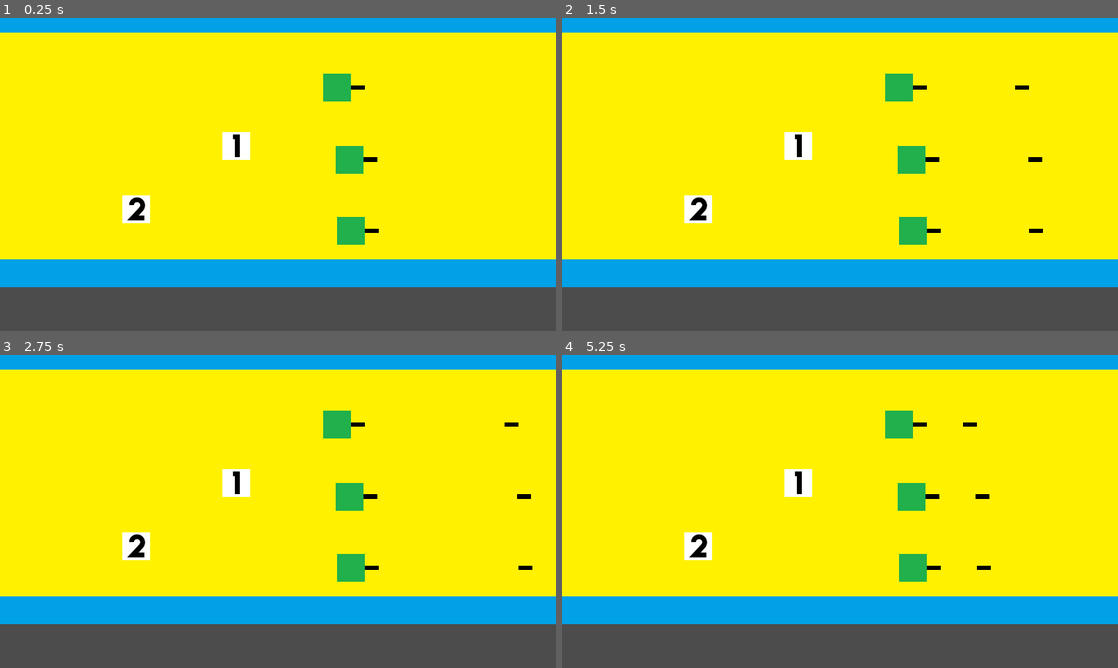
Above: before the commit, frames 1-4 (two rows, left to right).
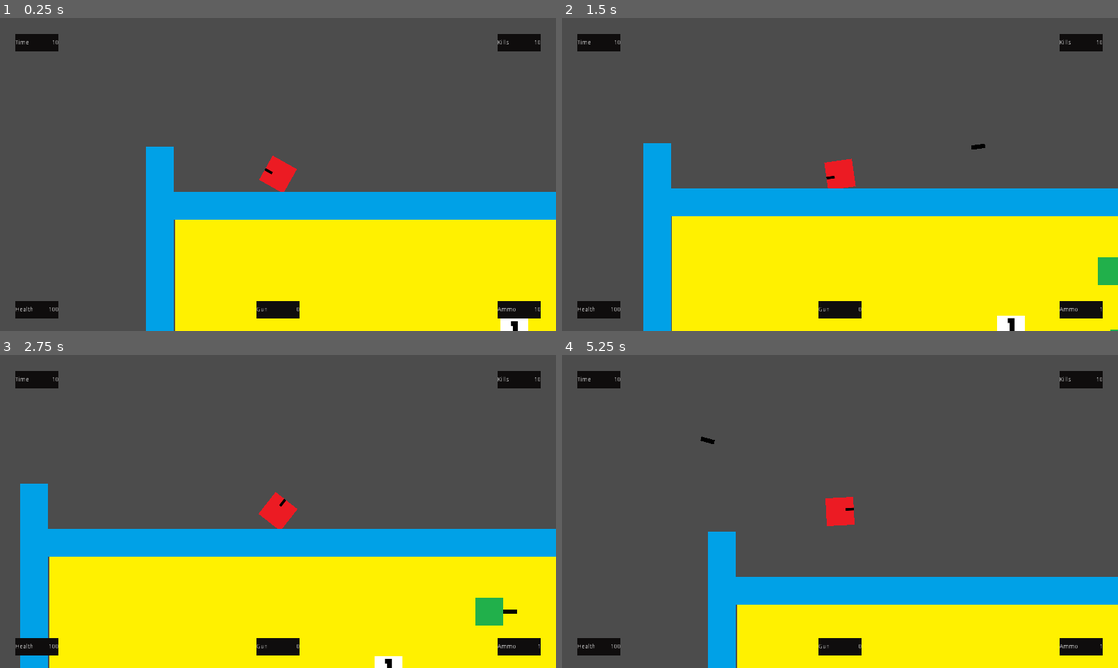
Above: after the commit, the same moments.

Repository: devmcclu/Project-FreeGUN
Game: Godot game, scene res://levels/Main.tscn
The game is run twice, just before and just after one commit, with the same random seed, the same clock (stepped at 60 frames per second) and the same inputs. This scene is started directly instead of the project's main scene.
Inputs (mouse positions are in pixels of both pictures, inside the frame that each line leads up to):
- Up to frame 1 (0.25 s): no input
- Up to frame 2 (1.5 s): tap Enter at 0.5 s; move the mouse to (962, 158) at 0.52 s; hold D (player_move_right) 0.53-1.28 s; click (962, 158) at 0.6 s; move the mouse to (728, 190) at 1.27 s; hold S (player_move_down) from 1.28 s (still down); tap 1 (switch_weapon_1) at 1.35 s
- Up to frame 3 (2.75 s): move the mouse to (333, 442) at 2.02 s; release S (player_move_down) at 2.03 s; hold D (player_move_right) from 2.03 s (still down); tap 2 (switch_weapon_2) at 2.1 s
- Up to frame 4 (5.25 s): move the mouse to (812, 574) at 2.77 s; release D (player_move_right) at 2.78 s; hold W (player_move_up) 2.78-3.53 s; tap 3 (switch_weapon_3) at 2.85 s; move the mouse to (1006, 558) at 3.52 s; hold Mouse wheel up (weapon_up) 3.53-4.28 s; hold A (player_move_left) 3.53-5.03 s; move the mouse to (673, 464) at 4.27 s; click (673, 464) at 4.35 s; move the mouse to (867, 511) at 5.02 s; hold S (player_move_down) from 5.03 s (still down); tap 1 (switch_weapon_1) at 5.1 s

The runs differ from the first frame. In frame 1, 88% of the frame differs, in the area x 0-100%, y 0-100%; in frame 2, 87%; in frame 3, 88%; in frame 4, 94%.
Error before the commit: Invalid get index 'time_left' (on base: 'null instance'). (res://scripts/GUI.gd:15)

Commit message:
Fix single player camera and GUI

Diff:
--- a/scripts/GUI.gd
+++ b/scripts/GUI.gd
@@ -12,7 +12,8 @@
 	pass
 
 func _process(delta):
-	$"VBoxContainer/HBoxContainer2/Timer/Counter/Panel/Amount".text = str($"../../../../Timer".time_left)
+	if $"../../../../Timer":
+		$"VBoxContainer/HBoxContainer2/Timer/Counter/Panel/Amount".text = str($"../../../../Timer".time_left)
 
 func _on_player_gun_changed():
 	#When the player changes guns, the GunName counter reflects what gun the player has
--- a/scripts/player.gd
+++ b/scripts/player.gd
@@ -25,6 +25,8 @@
 	# Initialization here
 	emit_signal("gun_changed")
 	emit_signal("health_changed")
+	$"Camera2D".make_current()
+	$"CanvasLayer/GUI".visible = true
 
 func health_check():
 	emit_signal("health_changed")
